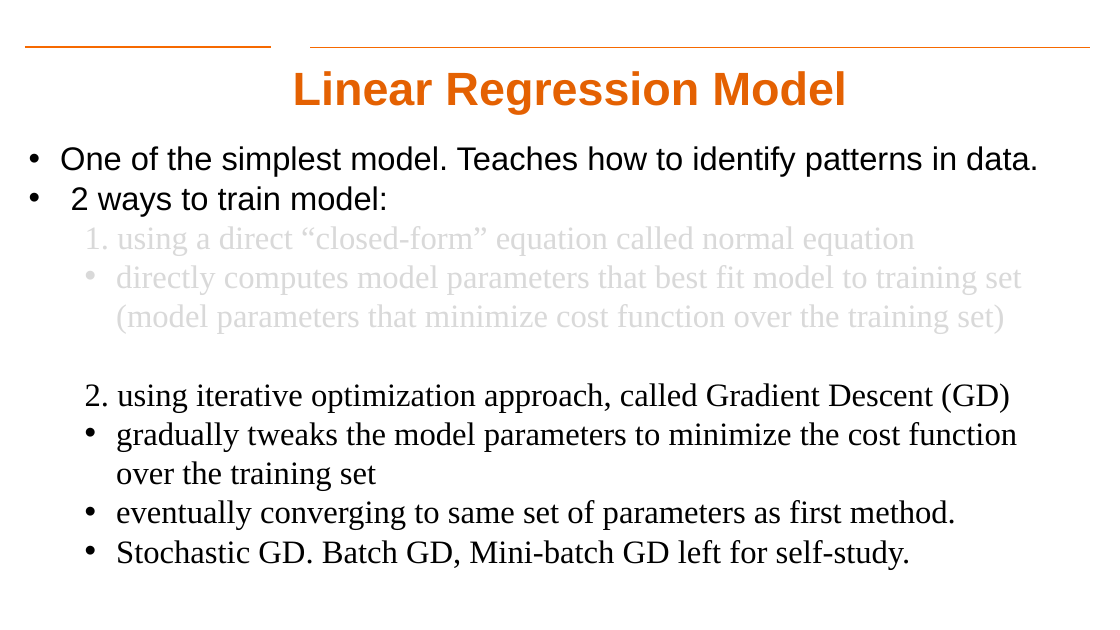
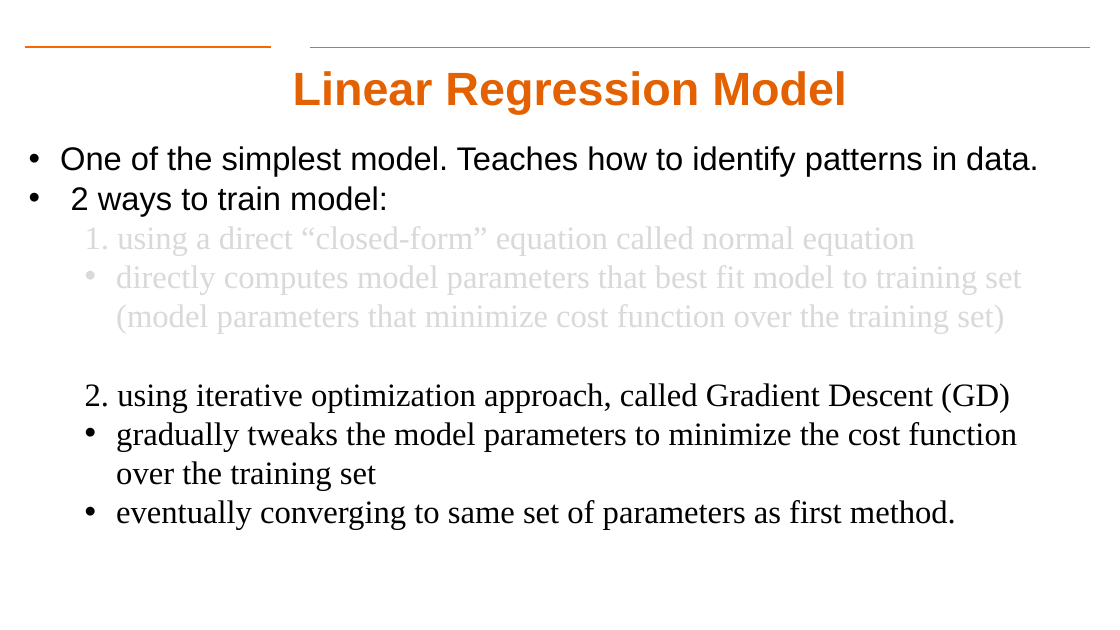
Before and after one commit to gk5951/RIT-DSCI-633-FDS, a slide deck: slide 17 of Syllabus/Lecture04/Lec04.pptx (slide 18 before the commit). Drawn at 1120x630 pixels with LibreOffice and Linux fonts; fonts in the diff are those of the drawing; background and template pictures are left out. Boxes give left, top, right and bottom in pixels: in the first picture for what was removed or moved away, otherwise in the second. Text is boxed around its words. In the diff, an @@ line names an element or a change of style, - is before the commit and + after.

```diff
--- a/Syllabus/Lecture04/Lec04.pptx
+++ b/Syllabus/Lecture04/Lec04.pptx
@@ text at box(116, 540, 911, 569): paragraph removed @@
-  • Stochastic GD. Batch GD, Mini-batch GD left for self-study.
```
Also in this commit, not shown: 5 other slides changed, 1 slide added, 2 slides removed, 1 other file.
